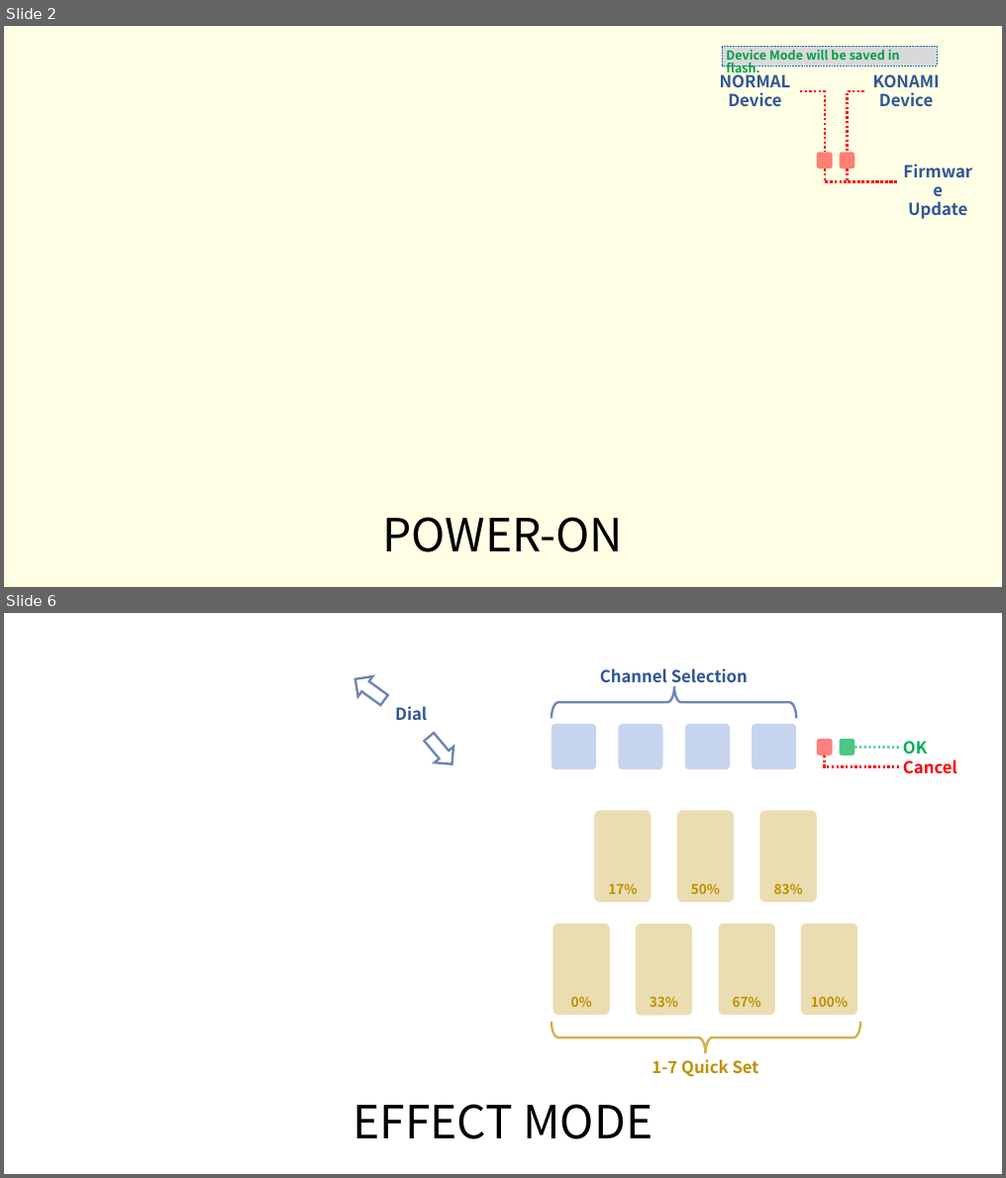
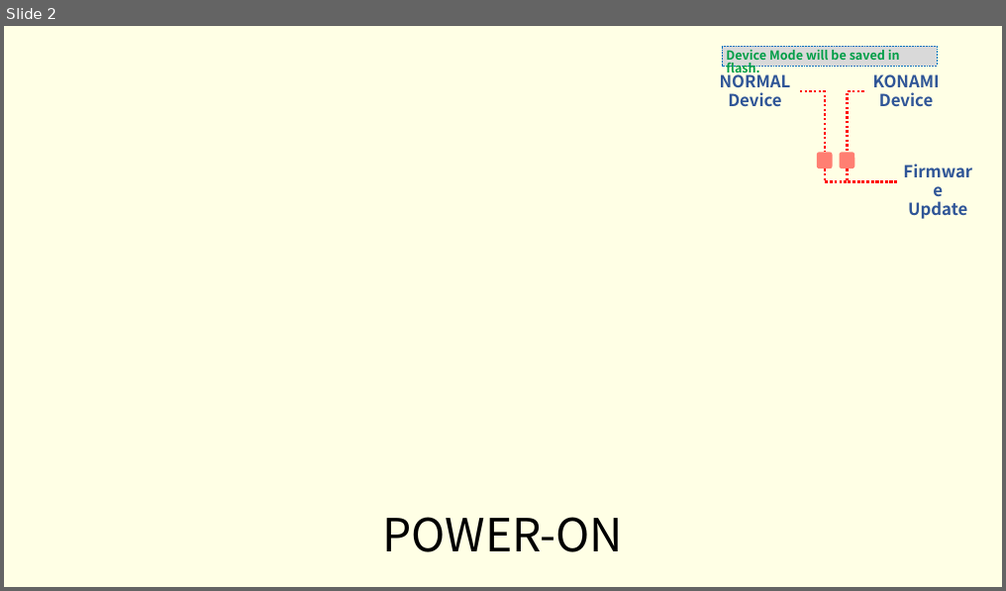
Before and after one commit to whowechina/iidx_pico, a slide deck: doc/Firmware_manual.pptx. Shown one above the other, each under a label of ours: slides 2 and 6 before the commit, slide 2 after it; the slides between them are not shown. The pictures are 1006x1178 and 1006x591 pixels, drawn with LibreOffice and Linux fonts; fonts in the diff are those of the drawing; background and template pictures are left out. Boxes give left, top, right and bottom in pixels: in the first picture for what was removed or moved away, otherwise in the second. Text is boxed around its words. In the diff, an @@ line names an element or a change of style, - is before the commit and + after.

Commit message:
Big update (analog and effect mode removed)

```diff
--- a/doc/Firmware_manual.pptx
+++ b/doc/Firmware_manual.pptx
@@ slide 6 removed at (4, 613, 1002, 1174), background picture (left out) @@
@@ left arrow removed at (349, 669, 392, 710) @@
@@ text removed at (600, 668, 747, 687) @@
-Channel Selection
@@ left brace removed at (552, 686, 797, 719) @@
@@ text removed at (395, 706, 427, 720) @@
-Dial
@@ left arrow removed at (420, 729, 461, 772) @@
@@ rounded rectangle removed at (551, 724, 596, 769) @@
@@ rounded rectangle removed at (619, 724, 663, 769) @@
@@ rounded rectangle removed at (685, 724, 731, 769) @@
@@ rounded rectangle removed at (751, 724, 797, 769) @@
@@ rounded rectangle removed at (817, 739, 833, 756) @@
@@ elbow line removed from (825, 756) to (900, 767) @@
@@ rounded rectangle removed at (840, 739, 855, 756) @@
@@ line removed from (855, 747) to (900, 747) @@
@@ text removed at (903, 741, 927, 755) @@
-OK
@@ text removed at (903, 760, 957, 774) @@
-Cancel
@@ rounded rectangle removed at (595, 811, 651, 903) @@
-17%
@@ rounded rectangle removed at (677, 811, 734, 903) @@
-50%
@@ rounded rectangle removed at (760, 811, 817, 903) @@
-83%
@@ rounded rectangle removed at (552, 924, 610, 1016) @@
-0%
@@ rounded rectangle removed at (635, 924, 692, 1016) @@
-33%
@@ rounded rectangle removed at (718, 924, 775, 1016) @@
-67%
@@ rounded rectangle removed at (801, 924, 858, 1016) @@
-100%
@@ left brace removed at (552, 1022, 861, 1054) @@
@@ text removed at (651, 1059, 759, 1077) @@
-1-7 Quick Set
@@ title removed at (352, 1104, 652, 1140) @@
-EFFECT MODE
```
Also in this commit, not shown: 3 slides changed, 24 other files.
